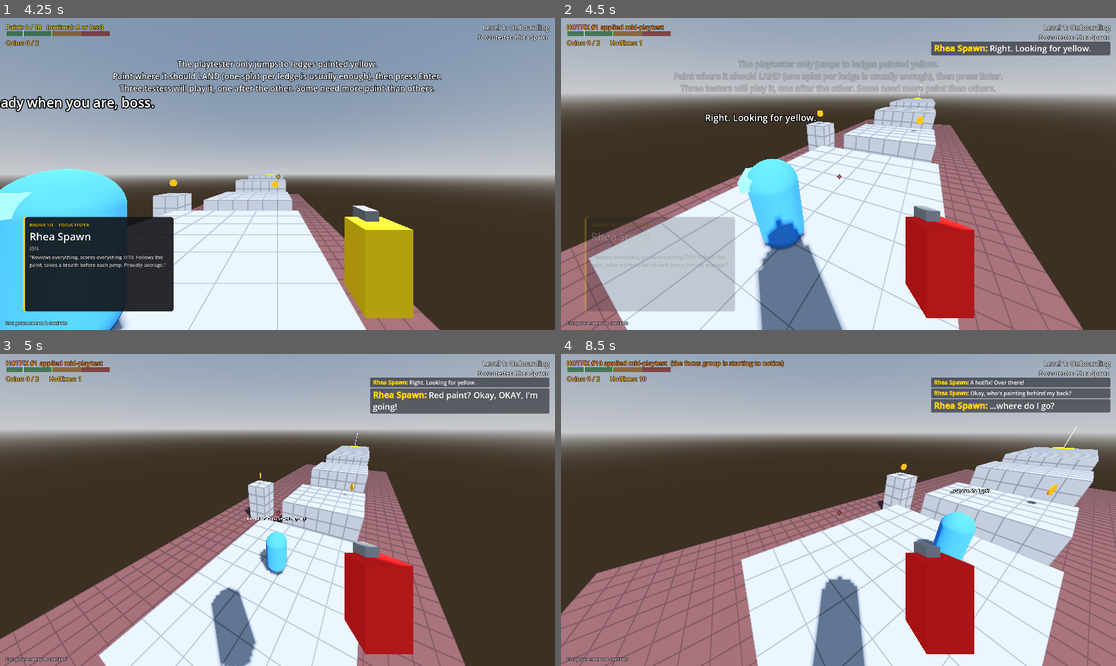
Above: before the commit, frames 1-4 (two rows, left to right).
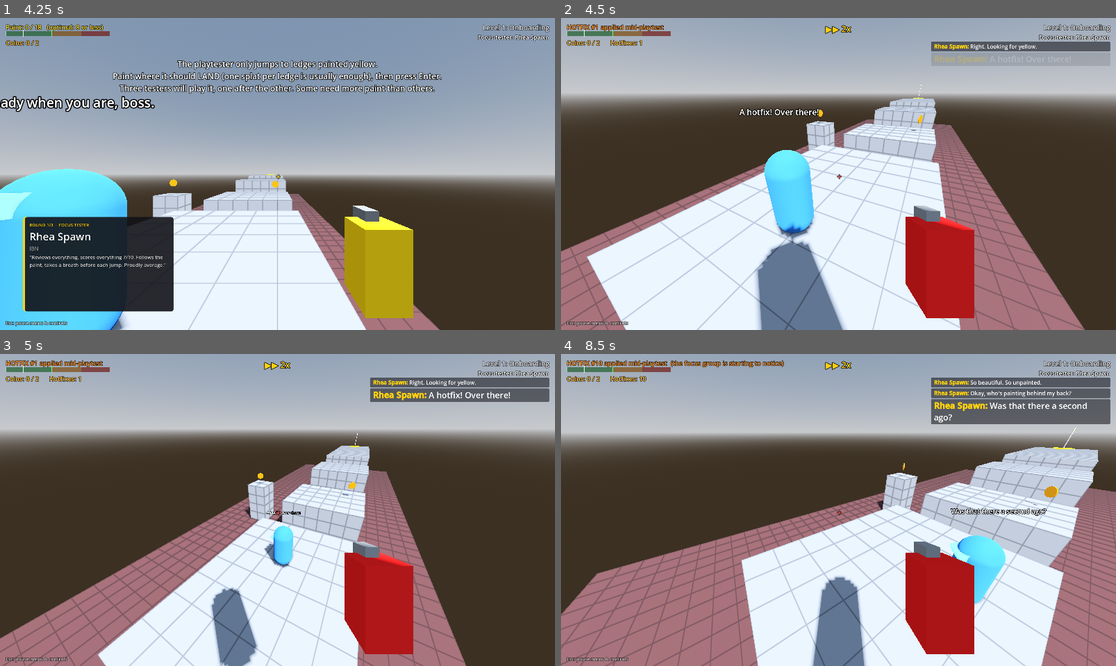
Above: after the commit, the same moments.

Repository: RSghr/yellow-paint
Game: Godot game, scene res://level_select.tscn
Two runs of this game, one before a commit and one after it. Both use one fixed random seed, a clock stepped at 60 frames per second and the inputs below.
Inputs (mouse positions are in pixels of both pictures, inside the frame that each line leads up to):
- Up to frame 1 (4.25 s): click "Start" at 0.5 s; click "Start" at 1.25 s; click (22, 42) at 2.02 s; click "Accept & grab the paint" at 2.75 s; click "Start session" at 3.5 s
- Up to frame 2 (4.5 s): tap Enter (start_test) at 4.25 s; move the mouse to (866, 174) at 4.27 s; hold T (fast_forward, bound only after the commit) from 4.28 s (still down); hold Space (jump) from 4.28 s (still down); click (866, 174) at 4.42 s
- Up to frame 3 (5 s): keep holding T (fast_forward, bound only after the commit); keep holding Space (jump)
- Up to frame 4 (8.5 s): keep holding T (fast_forward, bound only after the commit); move the mouse to (810, 510) at 5.02 s; release Space (jump) at 5.03 s; tap Backspace (clear_paint) at 5.1 s; click (810, 510) at 5.17 s; tap Space (jump) at 5.27, 5.3, 5.57, 6.05, 6.77, 6.8, 7.07, 7.52, 7.55, 7.82, 8.27, 8.3 s; move the mouse to (849, 503) at 5.77 s; hold Z (lock_mouse) 5.78-6.53 s; click (849, 503) at 5.92 s; move the mouse to (832, 516) at 6.52 s; tap N (next_level) at 6.6 s; click (832, 516) at 6.67 s; move the mouse to (877, 513) at 7.27 s; press the mouse at (877, 513) at 7.28 s; move the mouse to (794, 506) at 8.02 s; release the mouse at (794, 506) at 8.03 s; right-click (794, 506) at 8.1 s; click (794, 506) at 8.17 s

Frame 1 is identical in both runs. In frame 2, 15% of the frame differs, in the area x 0-99%, y 2-100%; in frame 3, 3.8%; in frame 4, 5.3%.

Commit message:
Fast-forward during playtests (T: 1x / 2x / 4x)
Engine.time_scale plus scaled physics ticks, so the simulation is unchanged.
The operator, R hold, HUD timers and speech feed stay real-time. Resets to
1x on goal, death, retry/next tester and leaving the level.

Co-Authored-By: Claude Opus 5.5 <noreply@anthropic.com>
Claude-Session: https://claude.ai/code/session_01W5jG8cMnz72ugdxaP4H6QQ

Diff:
--- a/character.gd
+++ b/character.gd
@@ -74,6 +74,8 @@
 
 
 func _physics_process(delta: float) -> void:
+	# Fast-forward (game.gd) speeds up the playtest, not you: undo Engine.time_scale for the operator.
+	delta /= Engine.time_scale
 	_move(delta)
 	_handle_paint(delta)
 	if global_position.y < FALL_RESET_Y:
@@ -106,7 +108,10 @@
 		if active and Input.is_action_pressed("jump") and velocity.y < JETPACK_MAX_RISE:
 			velocity.y = minf(velocity.y + JETPACK_ACCEL * delta, JETPACK_MAX_RISE)
 
+	var ts := Engine.time_scale
+	velocity /= ts  # move_and_slide() steps by the scaled physics delta.
 	move_and_slide()
+	velocity *= ts
 
 
 func _handle_paint(delta: float) -> void:
--- a/game.gd
+++ b/game.gd
@@ -24,6 +24,8 @@
 @export var optimal_margin := 5  ## Optimal = round minimum + this. Enough slack to also grab the coins.
 @export var limit_margin := 10  ## Can size = optimal + this.
 @export var retry_hold_time := 1.0  ## Seconds R must be held to retry (avoids accidental resets).
+## T during a playtest cycles through these speeds. Physics ticks scale with it, so the AI plays exactly the same.
+@export var fast_forward_speeds: Array[float] = [1.0, 2.0, 4.0]
 
 var level: Level
 var runner: Runner
@@ -39,6 +41,9 @@
 var round_stars: Array[int] = [0, 0, 0]  ## Stars per round (0 = not finished yet).
 var round_times: Array = [null, null, null]  ## {tester, session, lost} per finished round (logged, not scored).
 var _retry_hold := 0.0
+var _speed_index := 0
+var _base_ticks := 60
+var _speed_label: Label
 var _reach_anchor := Vector3.INF  ## Last floor the operator aimed at (the reach gizmo stays there when aiming at a wall).
 var _attempt_open := false  ## A playtest is running and its stats haven't been logged yet.
 var _round_tested := false  ## This round's tester has been started at least once (retries count after that).
@@ -78,11 +83,14 @@
 	results_card = RESULTS_CARD.new()
 	$HUD.add_child(results_card)
 	_build_retry_bar()
+	_build_speed_label()
+	_base_ticks = Engine.physics_ticks_per_second
 	_start_round(0)
 	add_child(PAUSE_MENU.new())
 
 
 func _exit_tree() -> void:
+	_set_speed(0)  # Never leave the desktop/credits running fast.
 	_close_attempt("quit")  # Left mid-playtest (Tab, pause menu): it still counts as a test.
 
 
@@ -157,6 +165,7 @@
 
 
 func _process(delta: float) -> void:
+	delta /= Engine.time_scale  # HUD timers run in real time, even at fast-forward.
 	_process_retry_hold(delta)
 	_update_reach_gizmo()
 	if _out_of_paint_timer > 0.0:
@@ -176,6 +185,9 @@
 			_attempt_open = true
 			_round_tested = true
 		runner.start()
+	elif event.is_action_pressed("fast_forward"):
+		if _playtest_running and not _finished and runner.state != Runner.State.DEAD:
+			_set_speed((_speed_index + 1) % fast_forward_speeds.size())
 	elif event.is_action_pressed("clear_paint"):
 		paint.clear_all()
 	elif event.is_action_pressed("toggle_tester_card"):
@@ -271,7 +283,37 @@
 	speech_feed.clear()
 
 
+## Fast-forward: index into fast_forward_speeds (0 = normal speed).
+func _set_speed(index: int) -> void:
+	_speed_index = index
+	var s: float = fast_forward_speeds[index] if index < fast_forward_speeds.size() else 1.0
+	Engine.time_scale = s
+	Engine.physics_ticks_per_second = roundi(_base_ticks * s)  # Same physics step: same jumps, same AI.
+	Engine.max_physics_steps_per_frame = maxi(8, ceili(8 * s))
+	if _speed_label:
+		_speed_label.visible = s > 1.0
+		_speed_label.text = "▶▶ %dx" % roundi(s)
+
+
+func _build_speed_label() -> void:
+	_speed_label = Label.new()
+	_speed_label.anchor_left = 0.5
+	_speed_label.anchor_right = 0.5
+	_speed_label.offset_left = -100
+	_speed_label.offset_right = 100
+	_speed_label.offset_top = 16
+	_speed_label.horizontal_alignment = HORIZONTAL_ALIGNMENT_CENTER
+	_speed_label.add_theme_font_size_override("font_size", 30)
+	_speed_label.add_theme_color_override("font_color", Color(1, 0.82, 0.05))
+	_speed_label.add_theme_color_override("font_outline_color", Color(0, 0, 0, 0.9))
+	_speed_label.add_theme_constant_override("outline_size", 8)
+	_speed_label.mouse_filter = Control.MOUSE_FILTER_IGNORE
+	_speed_label.visible = false
+	$HUD.add_child(_speed_label)
+
+
 func _reset_run() -> void:
+	_set_speed(0)
 	_close_attempt("reset")
 	_out_of_paint_timer = 0.0  # Drop any timed HUD message (e.g. "HOTFIX #n").
 	_finished = false
@@ -404,6 +446,7 @@
 
 
 func _on_goal() -> void:
+	_set_speed(0)  # Results at normal speed.
 	_close_attempt("finish")
 	_finished = true
 	var result := score(paint.splats_used, optimal_paint(), coins_collected, _coin_total(), hotfixes)
@@ -455,5 +498,6 @@
 
 
 func _on_died() -> void:
+	_set_speed(0)  # Results at normal speed.
 	_close_attempt("death")
 	results_card.show_death(runner.tester_name, [["Hold R", "retry"], ["Tab", "level select"]])
--- a/project.godot
+++ b/project.godot
@@ -109,6 +109,11 @@
 "events": [Object(InputEventKey,"resource_local_to_scene":false,"resource_name":"","device":-1,"window_id":0,"alt_press …(191 unchanged characters)…
 ]
 }
+fast_forward={
+"deadzone": 0.2,
+"events": [Object(InputEventKey,"resource_local_to_scene":false,"resource_name":"","device":-1,"window_id":0,"alt_pressed":false,"shift_pressed":false,"ctrl_pressed":false,"meta_pressed":false,"pressed":false,"keycode":0,"physical_keycode":84,"key_label":0,"unicode":0,"location":0,"echo":false,"script":null)
+]
+}
 toggle_ai_debug={
 "deadzone": 0.2,
 "events": [Object(InputEventKey,"resource_local_to_scene":false,"resource_name":"","device":-1,"window_id":0,"alt_press …(190 unchanged characters)…
--- a/settings_menu.gd
+++ b/settings_menu.gd
@@ -23,6 +23,7 @@
 	["clear_paint", "Clear all paint (only before a playtest)"],
 	["start_test", "Start the playtest"],
 	["reset_runner", "Hold: reset the level / retry this tester"],
+	["fast_forward", "Fast-forward the playtest (1x / 2x / 4x)"],
 	["toggle_spectator", "Spectator camera (follow the playtester)"],
 	["toggle_tester_card", "Show / hide the focus tester card"],
 	["toggle_ai_debug", "Show what the AI knows + its jump reach"],
--- a/speech_feed.gd
+++ b/speech_feed.gd
@@ -65,6 +65,7 @@
 		oldest.queue_free()
 
 	var t := line.create_tween()
+	t.set_ignore_time_scale(true)  # Readable at fast-forward too.
 	t.tween_property(line, "modulate:a", 1.0, 0.15)
 	t.tween_interval(line_life)
 	t.tween_property(line, "modulate:a", 0.0, 0.5)
Not shown, changed: CLAUDE.md
